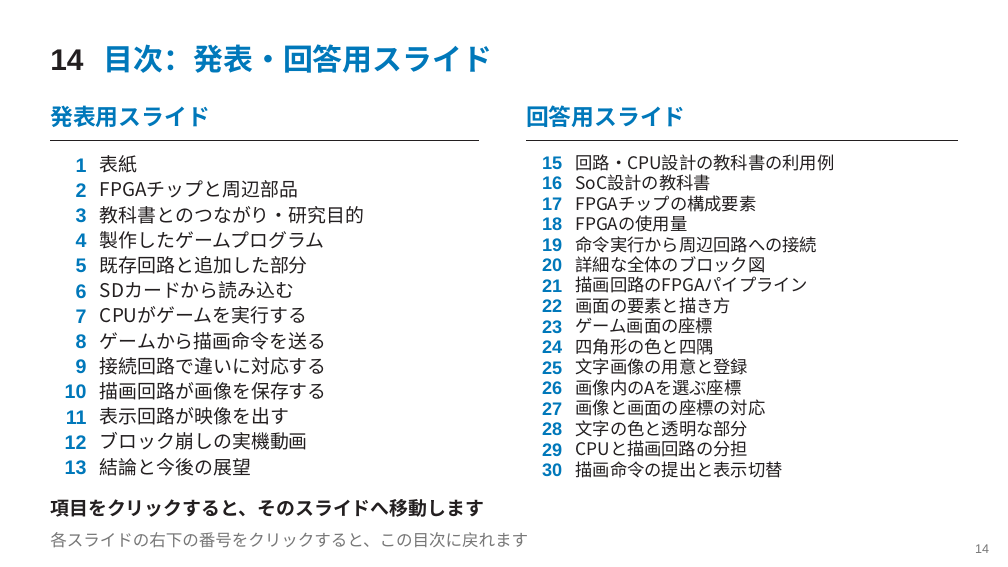
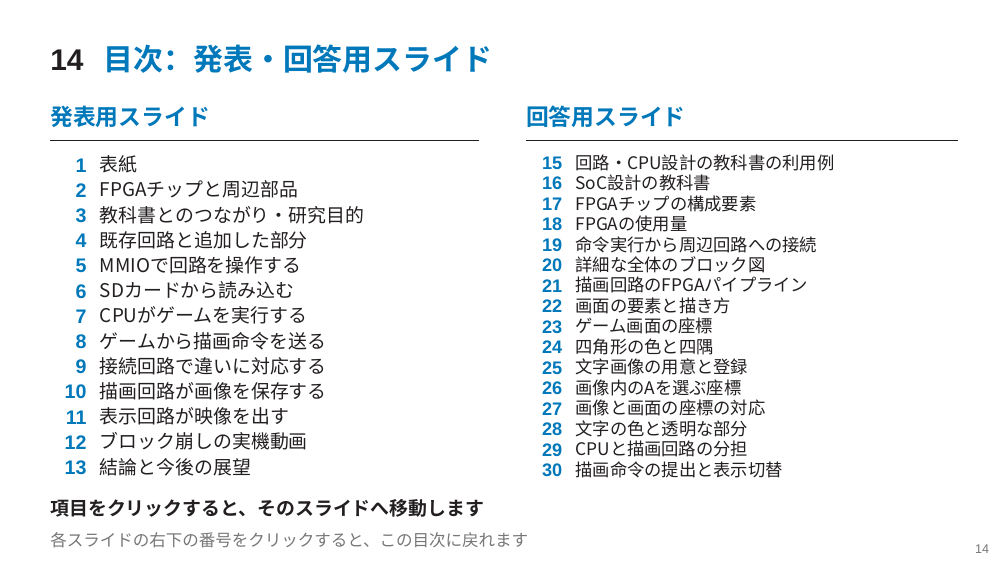
Before and after one commit to SoshiroFujimori/wally-game-console-research, a slide deck: slide 14 of docs/presentation/中間発表_主要事項.pptx. Drawn at 1008x567 pixels with LibreOffice and Linux fonts; fonts in the diff are those of the drawing. Boxes give left, top, right and bottom in pixels: in the first picture for what was removed or moved away, otherwise in the second. Text is boxed around its words. In the diff, an @@ line names an element or a change of style, - is before the commit and + after.

```diff
--- a/docs/presentation/中間発表_主要事項.pptx
+++ b/docs/presentation/中間発表_主要事項.pptx
@@ text "既存回路と追加した部分": place and size @@
-text "既存回路と追加した部分" at [100,256,308,274]
+text "既存回路と追加した部分" at [100,231,308,249]
@@ text removed at [100,231,325,249] @@
-製作したゲームプログラム
@@ text added at [100,256,301,274], 18 pt, text #231F20 @@
+MMIOで回路を操作する
```
Also in this commit, not shown: 6 other slides changed, 1 slide added, 1 slide removed, 13 other files.
